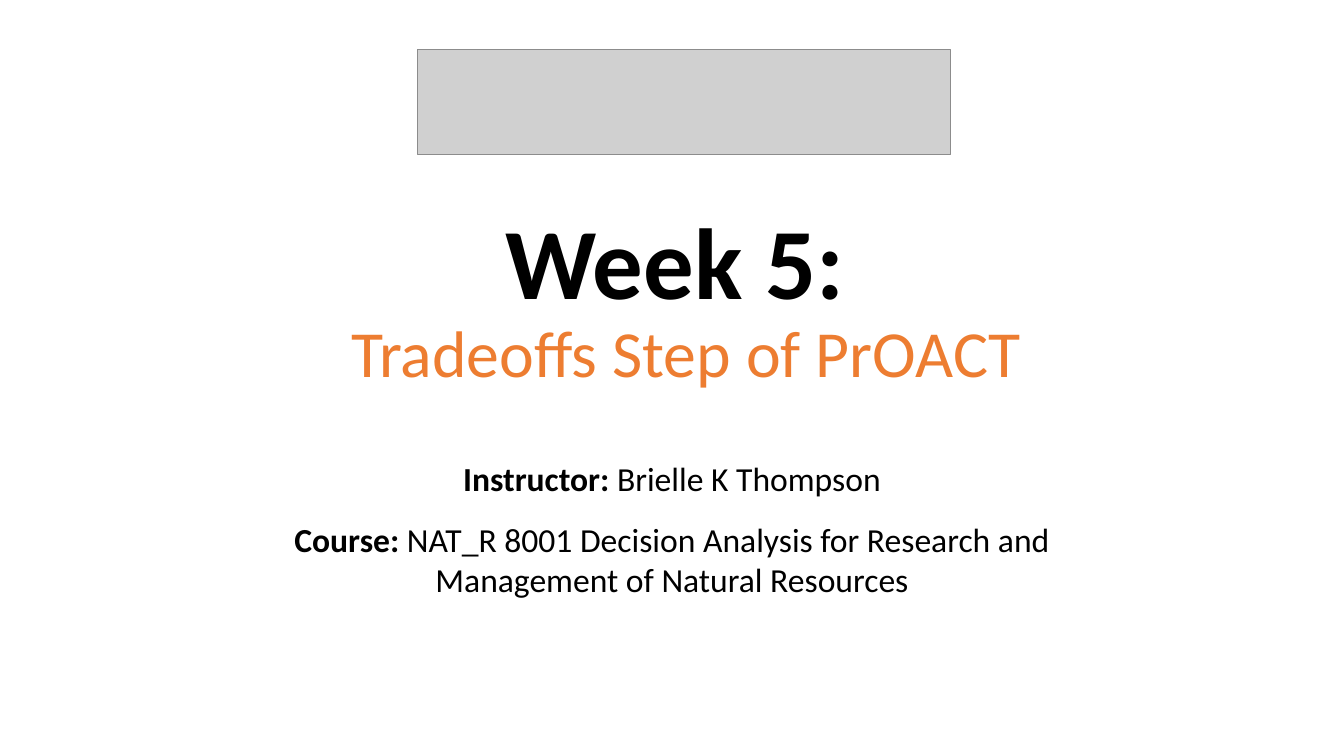
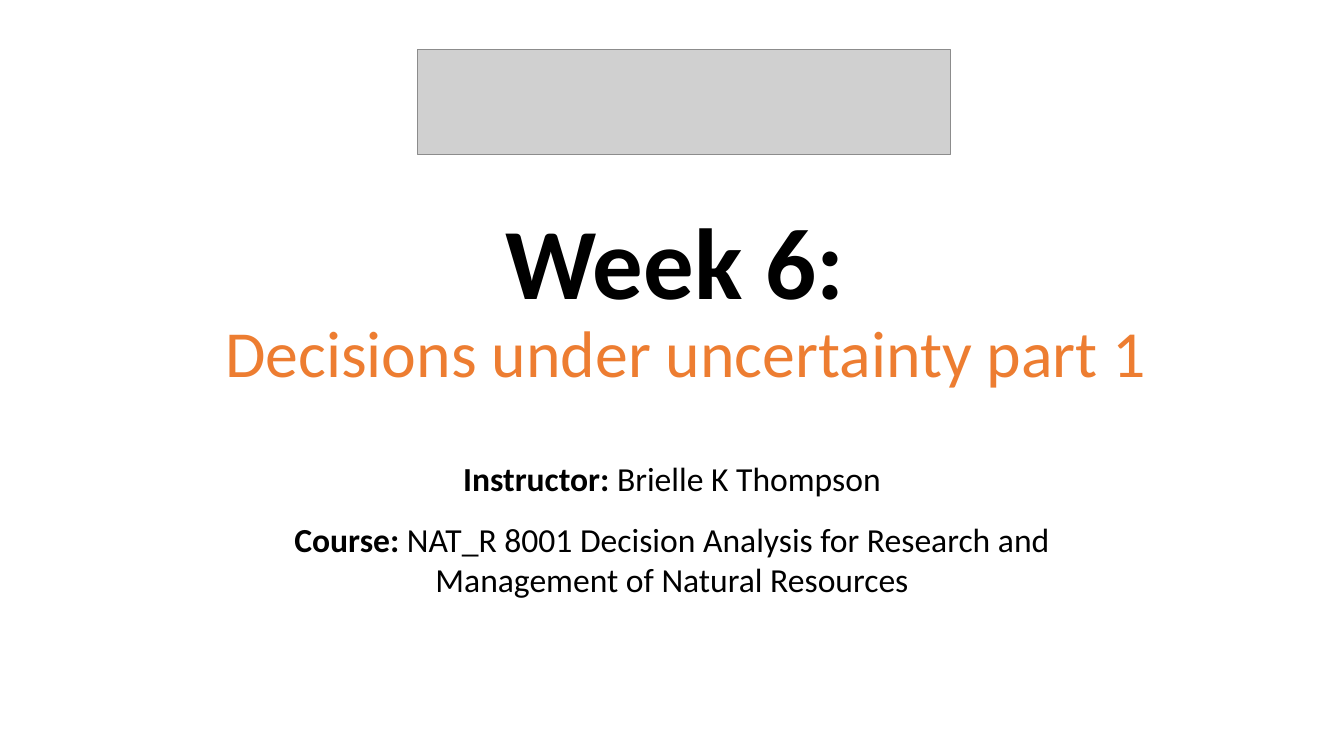
Before and after one commit to briellekthompson/NATR_8001_DecisionAnalysis_Fall25_Mizzou, a slide deck: slide 1 of material/Week6-UncertaintyPart1/Week6_SDM_Mizzou.pptx. Drawn at 1344x756 pixels with LibreOffice and Linux fonts; fonts in the diff are those of the drawing; grey boxes stand for pictures. Boxes give left, top, right and bottom in pixels: in the first picture for what was removed or moved away, otherwise in the second. Text is boxed around its words. In the diff, an @@ line names an element or a change of style, - is before the commit and + after.

Commit message:
push week 6

```diff
--- a/material/Week6-UncertaintyPart1/Week6_SDM_Mizzou.pptx
+++ b/material/Week6-UncertaintyPart1/Week6_SDM_Mizzou.pptx
@@ title at bbox=[225, 228, 1145, 388]: text changed @@
-Week 5:
-Tradeoffs Step of PrOACT
+Week 6:
+Decisions under uncertainty part 1
```
Also in this commit, not shown: 2 other slides changed, 67 slides added, 1 slide removed, 4 other files.
